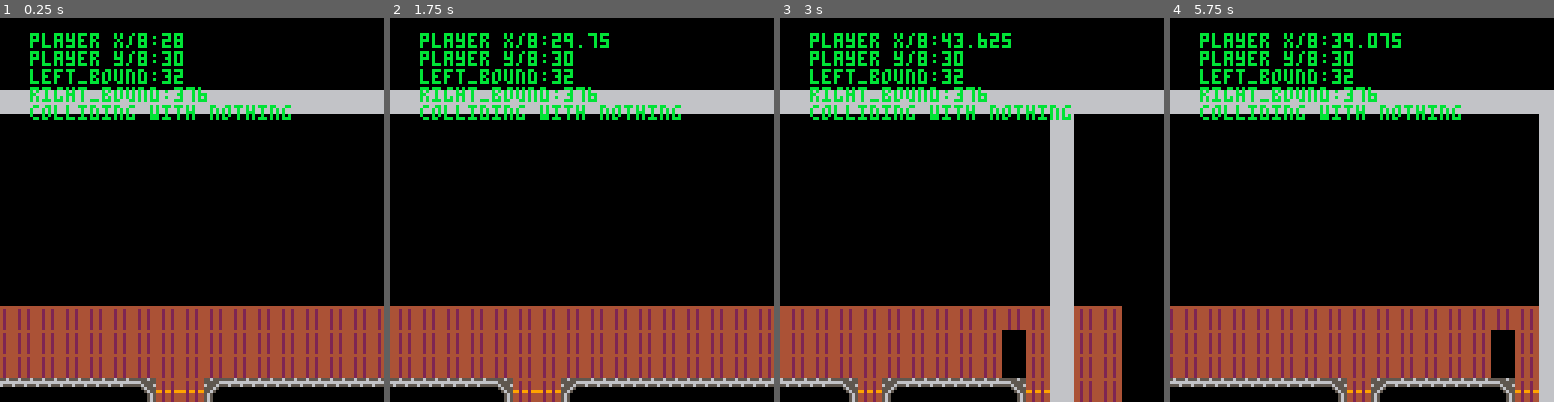
Above: before the commit, frames 1-4 (left to right).
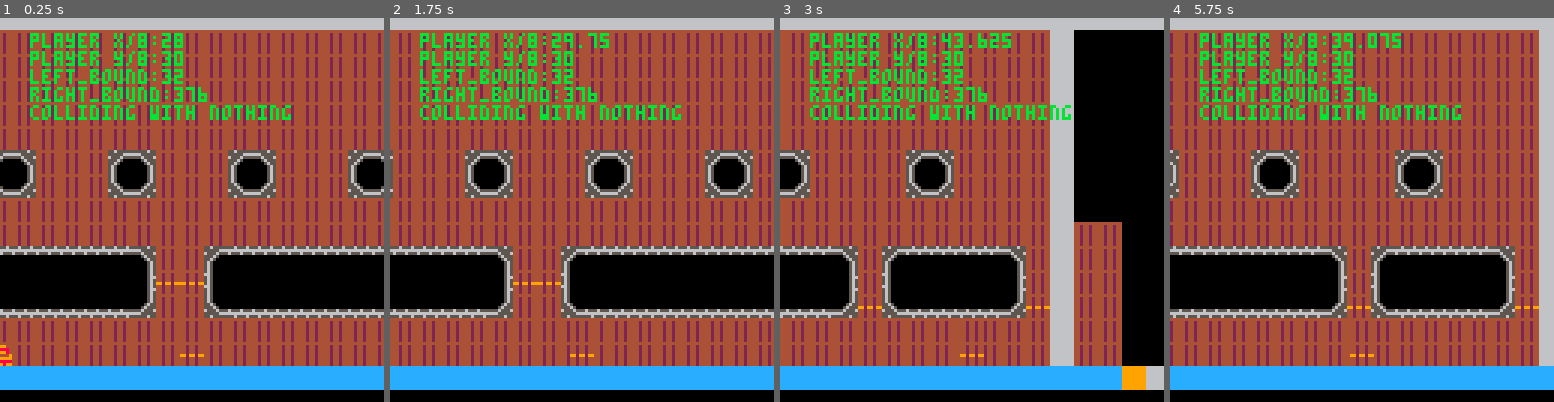
Above: after the commit, the same moments.

Repository: DiegoArmando/gbgj-08-22
Game: PICO-8 cartridge gbgj_8_22.p8
Same seed, same stepped clock (60 frames per second), same inputs: the game is played once before the commit and once after it.
Inputs:
- Up to frame 1 (0.25 s): no input
- Up to frame 2 (1.75 s): tap X (X key) at 0.33, 1.07 s; tap O (Z key) at 0.7, 1.7 s; hold Right from 1.6 s (still down)
- Up to frame 3 (3 s): tap X (X key) at 1.85, 2.97 s; release Right at 2.1 s; tap O (Z key) at 2.1, 2.5, 2.9 s; hold Up 2.15-2.42 s; hold Right from 2.47 s (still down)
- Up to frame 4 (5.75 s): release Right at 3.03 s; hold Left 3.08-3.58 s; tap O (Z key) every 0.4 s from 3.3 to 5.7 s; hold Down 3.63-3.97 s; hold Right 4.02-4.68 s; tap X (X key) at 4.08, 5.2 s; hold Up 4.73-5.03 s; hold Left 5.08-5.68 s; hold Down from 5.73 s (still down)

The runs differ from the first frame. In frame 1, 68% of the frame differs, in the area x 0-100%, y 0-100%; in frame 2, 69%; in frame 3, 58%; in frame 4, 69%.

Commit message:
Walk Counter

Diff:
--- a/gbgj_8_22.p8
+++ b/gbgj_8_22.p8
@@ -9,6 +9,8 @@
 player.speed_x = 0
 player.y = 240
 player.interactable = "nothing"
+
+walk_counter = 0
 
 cam_x = 0
 cam_y = 0
@@ -31,10 +33,11 @@
 rooms[4] = {}
 rooms[5] = {}
 
+-- Format: Xmin, Xmax, Ymin, YMax
 room_cam_bounds = {}
 room_cam_bounds[1] = {0,50}
 room_cam_bounds[2] = {224,292}
-room_cam_bounds[3] = {32,376}
+room_cam_bounds[3] = {32,376,140,256}
 room_cam_bounds[4] = {0,50}
 room_cam_bounds[5] = {0,50}
 
@@ -88,6 +91,15 @@
         input_x = 0
     end
 
+    if input_x == 0 then
+        walk_counter = 0
+    else
+        walk_counter += 1
+        if walk_counter > 20 then
+            walk_counter = 0
+        end
+    end
+
 	-- input_interact
 	local interact = btn(k_interact)
 	input_interact_p = btnp(k_interact)
@@ -157,7 +169,10 @@
 
 	--Set camera position
     local rcb = room_cam_bounds
-	cam_x,cam_y = get_camera(approach(cam_x,rcb[room_id][1],25),approach(cam_x,rcb[room_id][2],25),0,128)
+	cam_x,cam_y = get_camera(approach(cam_x,rcb[room_id][1],25),
+        approach(cam_x,rcb[room_id][2],25),
+        rcb[room_id][3],
+        rcb[room_id][4])
 
     camera(cam_x,cam_y)
 
@@ -166,7 +181,12 @@
 	print("left_bound:"..(rcb[room_id][1]), cam_x+10, cam_y+17, 11)
 	print("right_bound:"..(rcb[room_id][2]), cam_x+10, cam_y+23, 11)
     print("colliding with "..player.interactable, cam_x+10, cam_y+29, 11)
+
+    -- Draw upper body, 35/35 if not holding, 36/35 if holding
+    -- Offset down by 1 pixel if leg animation is on frame 2
     sspr(0,32,8,16,player.x,player.y)
+
+
     if player.interactable != "nothing" then spr(32, player.x-8, player.y-8) end
 end
 
@@ -234,14 +254,14 @@
 444444440000000065556555333333335555555566666666777777778888888899999999aaaaaaaabbbbbbbbccccccccddddddddeeeeeeeeffffffff00000000
 444444440000000066666666333333335555555566666666777777778888888899999999aaaaaaaabbbbbbbbccccccccddddddddeeeeeeeeffffffff00000000
 444444440000000055655565333333335555555566666666777777778888888899999999aaaaaaaabbbbbbbbccccccccddddddddeeeeeeeeffffffff00000000
-444444441111111122222222333333335555555566666666777777778888888899999999aaaaaaaabbbbbbbbccccccccddddddddeeeeeeeeffffffff00000000
-444444441111111122222222333333335555555566666666777777778888888899999999aaaaaaaabbbbbbbbccccccccddddddddeeeeeeeeffffffff00000000
-444444441111111122222222333333335555555566666666777777778888888899999999aaaaaaaabbbbbbbbccccccccddddddddeeeeeeeeffffffff00000000
-444444441111111122222222333333335555555566666666777777778888888899999999aaaaaaaabbbbbbbbccccccccddddddddeeeeeeeeffffffff00000000
-444444441111111122222222333333335555555566666666777777778888888899999999aaaaaaaabbbbbbbbccccccccddddddddeeeeeeeeffffffff00000000
-444444441111111122222222333333335555555566666666777777778888888899999999aaaaaaaabbbbbbbbccccccccddddddddeeeeeeeeffffffff00000000
-444444441111111122222222333333335555555566666666777777778888888899999999aaaaaaaabbbbbbbbccccccccddddddddeeeeeeeeffffffff00000000
-444444441111111122222222333333335555555566666666777777778888888899999999aaaaaaaabbbbbbbbccccccccddddddddeeeeeeeeffffffff00000000
+444444445650000000000565333333335555555566666666777777778888888899999999aaaaaaaabbbbbbbbccccccccddddddddeeeeeeeeffffffff00000000
+444444446650000000000565333333335555555566666666777777778888888899999999aaaaaaaabbbbbbbbccccccccddddddddeeeeeeeeffffffff00000000
+444444445650000000000566333333335555555566666666777777778888888899999999aaaaaaaabbbbbbbbccccccccddddddddeeeeeeeeffffffff00000000
+444444445650000000000565333333335555555566666666777777778888888899999999aaaaaaaabbbbbbbbccccccccddddddddeeeeeeeeffffffff00000000
+444444445650000000000565333333335555555566666666777777778888888899999999aaaaaaaabbbbbbbbccccccccddddddddeeeeeeeeffffffff00000000
+444444446650000000000565333333335555555566666666777777778888888899999999aaaaaaaabbbbbbbbccccccccddddddddeeeeeeeeffffffff00000000
+444444445650000000000566333333335555555566666666777777778888888899999999aaaaaaaabbbbbbbbccccccccddddddddeeeeeeeeffffffff00000000
+444444445650000000000565333333335555555566666666777777778888888899999999aaaaaaaabbbbbbbbccccccccddddddddeeeeeeeeffffffff00000000
 26262626262626262610b5b5b5b5b5b5b5b5b5b5b5b5b5b5b5b5b5b5b5b5b5b5b5b5b5b5b5b5b5b5b5b5b5b5b5b5b5b5b5b5b110101010545454545454545454
 54545454545454545454545454545454545454541054545454545454545454545454545454545454545454545454545454545454545454542626262626262626
 __gff__
@@ -266,17 +286,17 @@
 0000000000000000000000010100000000000000000000000000000000000000000000000000000000000000000000000000000000000000001d1d1d1d1d1d1d1d011d1d1d1d1d1d1d1d1d1d1d1d1d1d000000000000000000000000000000000000000000000000000000000000000000000101000000000000000000000000
 0000000000000000000001010000000000000000000000000000000000000000000000000000000000000000000000000000000000000000000000000000000000010000000000000000000000000000000000000000000000000000000000000000000000000000000000000000000000000001010000000000000000000000
 0000000000000000000101010101010101010101010101010101010101010101010101010101010101010101010101010101010101010101010101010101010101010101010101010101010101010101010101010101010101010101010101010101010101010101010101010101010101010101010100000000000000000000
-000000000000000000010000000000000000000000000000000000000000000000000000000000000000000000000001000000000000000000000000000000000000000000000000000000000000000000000000014c4c4c4c4c4c4c4c4c4c4c4c4c4c4c4c4c4c4c4c4c4c4c4c4c4c4c4c4c4c4c4c0101000000000000000000
-000000000000000000010000000000000000000000000000000000000000000000000000000000000000000000000001000000000000000000000000000000000000000000000000000000000000000000000000014c4c4c4c4c4c4c4c4c4c4c4c4c4c4c4c4c4c4c4c4c4c4c4c4c4c4c4c4c4c4c4c4c01010000000000000000
-000000000000000000010000000000000000000000000000000000000000000000000000000000000000000000000001000000000000000000000000000000000000000000000000000000000000000000000000014c4c4c4c4c4c4c4c4c4c4c4c4c4c4c4c4c4c4c4c4c4c4c4c4c4c4c4c4c4c4c4c4c4c450000000000000000
-000000000000000000010000000000000000000000000000000000000000000000000000000000000000000000000001000000000000000000000000000000000000000000000000000000000000000000000000014c4c4c4c4c4c4c4c4c4c4c4c4c4c4c4c4c4c4c4c4c4c4c4c4c4c4c4c4c4c4c4c4c4c450000000000000000
-000000000000000000010000000000000000000000000000000000000000000000000000000000000000000000000001000000000000000000000000000000000000000000000000000000000000000000000000014c4c4c4c4c4c4c4c4c4c4c4c4c4c4c4c4c4c4c4c4c4c4c4c4c4c4c4c4c4c4c4c4c4c450000000000000000
-000000000000000000010000000000000000000000000000000000000000000000000000000000000000000000000001000000000000000000000000000000000000000000000000000000000000000000000000014c4c4c4c4c4c4c4c4c4c4c4c4c4c4c4c4c4c4c4c4c4c4c4c4c4c4c4c4c4c4c4c4c4c450000000000000000
-000000000000000000010000000000000000000000000000000000000000000000000000000000000000000000000001000000000000000000000000000000000000000000000000000000000000000000000000014c4c4c4c4c4c4c4c4c4c4c4c4c4c4c4c4c4c4c4c4c4c4c4c4c4c4c4c4c4c4c4c4c4c450000000000000000
-000000000000000000010000000000000000000000000000000000000000000000000000000000000000000000000001000000000000000000000000000000000000000000000000000000000000000000000000014c4c4c4c4c4c4c4c4c4c4c4c4c4c4c4c4c4c4c4c4c4c4c4c4c4c4c4c4c4c4c4c4c4c450000000000000000
+000000000000000000014040404040404040404040404040404040404040404040404040404040404040404040404001000000000000000000000000000000000000000000000000000000000000000000000000014c4c4c4c4c4c4c4c4c4c4c4c4c4c4c4c4c4c4c4c4c4c4c4c4c4c4c4c4c4c4c4c0101000000000000000000
+000000000000000000014040404040404040404040404040404040404040404040404040404040404040404040404001000000000000000000000000000000000000000000000000000000000000000000000000014c4c4c4c4c4c4c4c4c4c4c4c4c4c4c4c4c4c4c4c4c4c4c4c4c4c4c4c4c4c4c4c4c01010000000000000000
+000000000000000000014040404040404040404040404040404040404040404040404040404040404040404040404001000000000000000000000000000000000000000000000000000000000000000000000000014c4c4c4c4c4c4c4c4c4c4c4c4c4c4c4c4c4c4c4c4c4c4c4c4c4c4c4c4c4c4c4c4c4c450000000000000000
+000000000000000000014040404040404040404040404040404040404040404040404040404040404040404040404001000000000000000000000000000000000000000000000000000000000000000000000000014c4c4c4c4c4c4c4c4c4c4c4c4c4c4c4c4c4c4c4c4c4c4c4c4c4c4c4c4c4c4c4c4c4c450000000000000000
+000000000000000000014040404040404040404040404040404040404040404040404040404040404040404040404001000000000000000000000000000000000000000000000000000000000000000000000000014c4c4c4c4c4c4c4c4c4c4c4c4c4c4c4c4c4c4c4c4c4c4c4c4c4c4c4c4c4c4c4c4c4c450000000000000000
+000000000000000000014040404040414240404041424040404142404040414240404041424040404041424040404001000000000000000000000000000000000000000000000000000000000000000000000000014c4c4c4c4c4c4c4c4c4c4c4c4c4c4c4c4c4c4c4c4c4c4c4c4c4c4c4c4c4c4c4c4c4c450000000000000000
+000000000000000000014040404040515240404051524040405152404040515240404051524040404051524040404001000000000000000000000000000000000000000000000000000000000000000000000000014c4c4c4c4c4c4c4c4c4c4c4c4c4c4c4c4c4c4c4c4c4c4c4c4c4c4c4c4c4c4c4c4c4c450000000000000000
+000000000000000000014040404040404040404040404040404040404040404040404040404040404040404040404001000000000000000000000000000000000000000000000000000000000000000000000000014c4c4c4c4c4c4c4c4c4c4c4c4c4c4c4c4c4c4c4c4c4c4c4c4c4c4c4c4c4c4c4c4c4c450000000000000000
 000000000000000000014040404040404040404040404040404040404040404040404040404040404040404040404001404000000000000000000000000000000000000000000000000000000000000000000000014c4c4c4c4c41424c4c4c4c4c4c41424c4c4c4c4c4c41424c4c4c4c4c4c41424c4c4c450000000000000000
-000000000000000000014040404040404040404040404040404040404040404040404040404040404040404040004001404000000000000000000000000000000000000000000000000000000000000000000000014c4c4c4c4c51524c4c4c4c4c4c51524c4c4c4c4c4c51524c4c4c4c4c4c51524c4c4c450000000000000000
-000000000000000000014040404040404040404040404040404040404040404040404040404040404040404040004001404000000000000000000000000000000000000000000000000000000000000000000000014c4c4c4c4c4c4c4c4c4c4c4c4c4c4c4c4c4c4c4c4c4c4c4c4c4c4c4c4c4c4c4c4c4c450000000000000000
-000000000000000000015041616142504161616161616161616142505041616161616161616142504161616161425001404000000000000000000000000000000000000000000000000000000000000000000000014c4c4c4c4c4c4c4c4c4c4c4c4c4c4c4c4c4c4c4c4c4c4c4c4c4c4c4c4c4c4c4c4c4c450000000000000000
-000000000000000000014051626252405162626262626262626252404051626262626262626252405162626262524001404000000000000000000000000000000000000000000000000000000000000000000000014c4c4c4c4c4c4c4c4c4c4c4c4c4c4c4c4c4c4c4c4c4c4c4c4c4c4c4c4c4c4c4c4c4c450000000000000000
+000000000000000000014041616142404161616161616161616142404041616161616161616142404161616161424001404000000000000000000000000000000000000000000000000000000000000000000000014c4c4c4c4c51524c4c4c4c4c4c51524c4c4c4c4c4c51524c4c4c4c4c4c51524c4c4c450000000000000000
+000000000000000000014071000072407100000000000000000072505071000000000000000072407100000000724001404000000000000000000000000000000000000000000000000000000000000000000000014c4c4c4c4c4c4c4c4c4c4c4c4c4c4c4c4c4c4c4c4c4c4c4c4c4c4c4c4c4c4c4c4c4c450000000000000000
+000000000000000000015051626252505162626262626262626252404051626262626262626252505162626262525001404000000000000000000000000000000000000000000000000000000000000000000000014c4c4c4c4c4c4c4c4c4c4c4c4c4c4c4c4c4c4c4c4c4c4c4c4c4c4c4c4c4c4c4c4c4c450000000000000000
+000000000000000000014040404040404040404040404040404040404040404040404040404040404040404040404001404000000000000000000000000000000000000000000000000000000000000000000000014c4c4c4c4c4c4c4c4c4c4c4c4c4c4c4c4c4c4c4c4c4c4c4c4c4c4c4c4c4c4c4c4c4c450000000000000000
 000000000000000000014040404040404040151617404040404040404040404040404040404040404040404040404001404000000000000000000000000000000000000000000000000000000000000000000000014c4c4c4c4c4c4c4c4c4c4c4c4c4c4c4c4c4c4c4c4c4c4c4c4c4c4c4c4c4c4c4c4c4c450000000000000000
